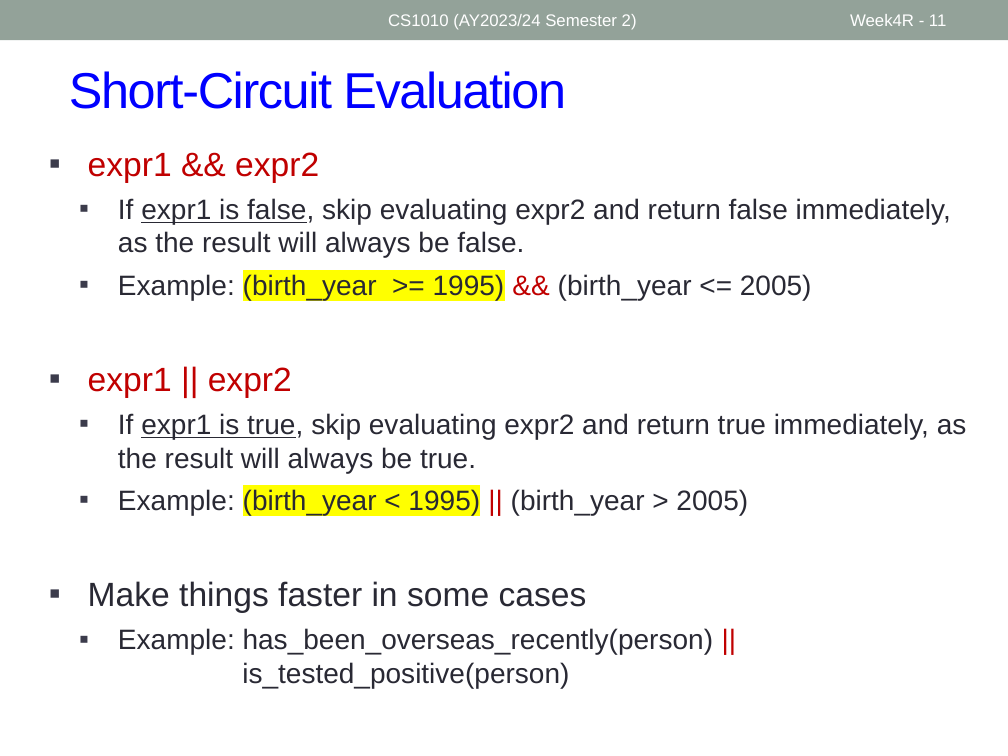
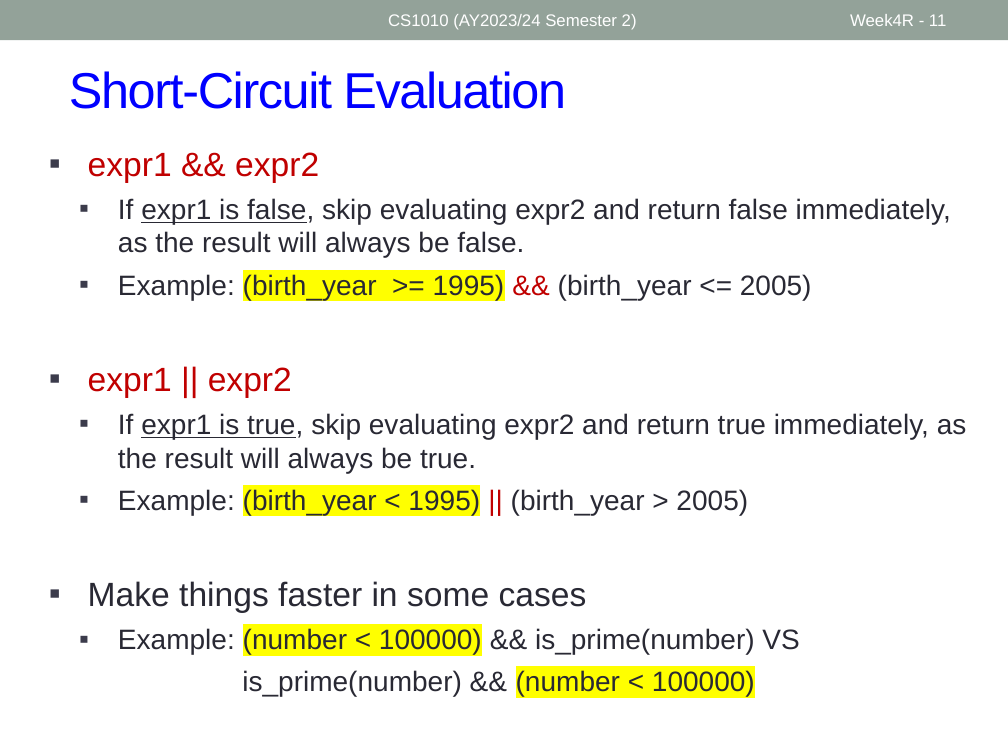
Before and after one commit to nus-cs1010-2425-s2/website, a slide deck: slide 11 of slides/Week4_Recap.pptx. Drawn at 1008x756 pixels with LibreOffice and Linux fonts; fonts in the diff are those of the drawing. Boxes give left, top, right and bottom in pixels: in the first picture for what was removed or moved away, otherwise in the second. Text is boxed around its words. In the diff, an @@ line names an element or a change of style, - is before the commit and + after.

```diff
--- a/slides/Week4_Recap.pptx
+++ b/slides/Week4_Recap.pptx
@@ text at (x1=118, y1=628, x2=799, y2=696): text changed @@
-  ▪ Example: has_been_overseas_recently(person) ||
-    is_tested_positive(person)
+  ▪ Example: (number < 100000) && is_prime(number) VS
+  is_prime(number) && (number < 100000)
```
Also in this commit, not shown: 7 other slides changed, 4 other files.
